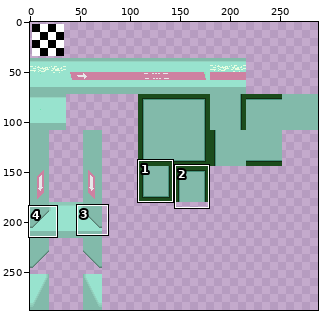
One commit to this sprite sheet: CasaDesDiamantes/tilesets/powerplantTiles/output_tileset.png. The picture above shows the old version from afar; the outline marks the close-up.
Close-up. As it was:
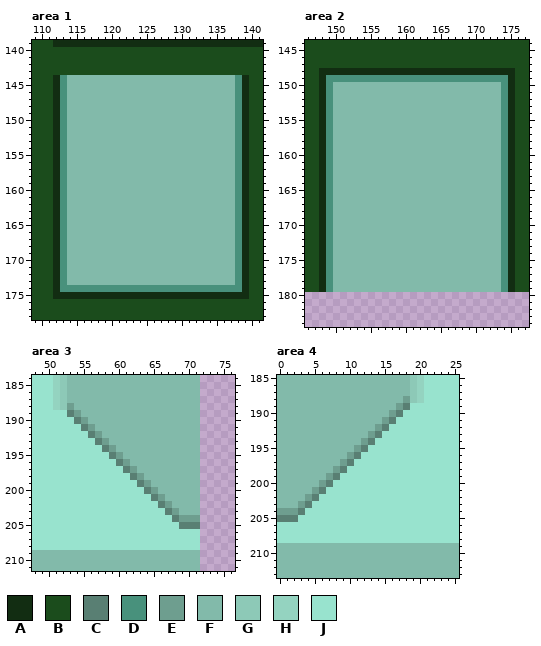
The file is 288x288 pixels. Shown: area 1: x 109..141, y 139..178; area 2: x 146..177, y 144..184; area 3: x 48..76, y 184..211; area 4: x 0..25, y 185..213. The commit also changed other parts of the picture, which this record leaves out.
Palette (. is transparent): A #122d12  B #1b4c1c  C #597f73  D #48917c  E #6e9e8f  F #82baaa  G #8dc9b7  H #94d3c0  J #98e3ce
Once edited:
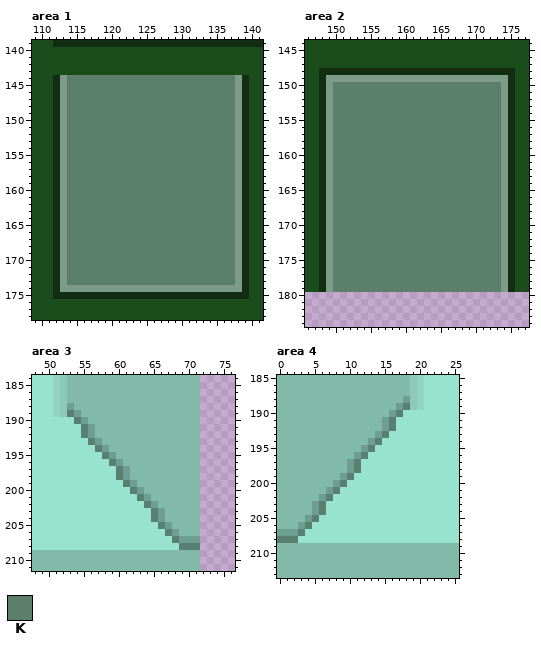
Colours new in this view: K #5b7f6a
Change:
colour D: #48917c -> #7c9b89
Area 1:
y 144..173: x 114..137 FFFFFFFFFFFFFFFFFFFFFFFF -> KKKKKKKKKKKKKKKKKKKKKKKK
Area 2:
y 150..179: x 150..173 FFFFFFFFFFFFFFFFFFFFFFFF -> KKKKKKKKKKKKKKKKKKKKKKKK
Area 3:
y 189: x 51..52 JJ -> HG
y 192: x 55..57 JCE -> CEF
y 193: x 56..58 JCE -> CEF
y 194: x 57..59 JCE -> CEF
y 195: x 58..60 JCE -> CEF
y 196: x 59..61 JCE -> CEF
y 197: x 60..62 JCE -> CEF
y 198: x 60..63 JJCE -> CEFF
y 199: x 61..64 JJCE -> CEFF
y 200: x 62..65 JJCE -> CEFF
y 201: x 63..66 JJCE -> CEFF
y 202: x 64..67 JJCE -> CEFF
y 203: x 65..68 JJCE -> CEFF
y 204: x 65..71 JJJCEEE -> CEFFFFF
y 205: x 66..71 JJJCCC -> CEFFFF
y 206: x 67..71 JJJJJ -> CEFFF
y 207: x 68..71 JJJJ -> CEEE
y 208: x 69..71 JJJ -> CCC
Area 4:
y 189: x 19..20 JJ -> GH
y 192: x 14..16 ECJ -> FEC
y 193: x 13..15 ECJ -> FEC
y 194: x 12..14 ECJ -> FEC
y 195: x 11..13 ECJ -> FEC
y 196: x 10..12 ECJ -> FEC
y 197: x 9..11 ECJ -> FEC
y 198: x 8..11 ECJJ -> FFEC
y 199: x 7..10 ECJJ -> FFEC
y 200: x 6..9 ECJJ -> FFEC
y 201: x 5..8 ECJJ -> FFEC
y 202: x 4..7 ECJJ -> FFEC
y 203: x 3..6 ECJJ -> FFEC
y 204: x 0..6 EEECJJJ -> FFFFFEC
y 205: x 0..5 CCCJJJ -> FFFFEC
y 206: x 0..4 JJJJJ -> FFFEC
y 207: x 0..3 JJJJ -> EEEC
y 208: x 0..2 JJJ -> CCC
